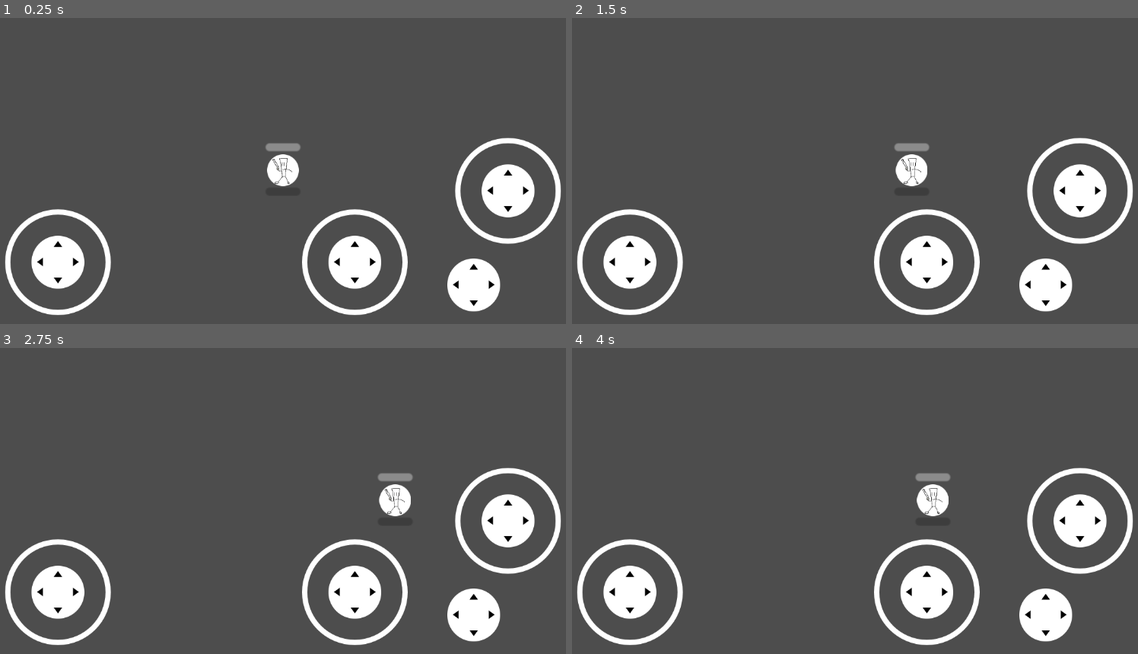
Above: before the commit, frames 1-4 (two rows, left to right).
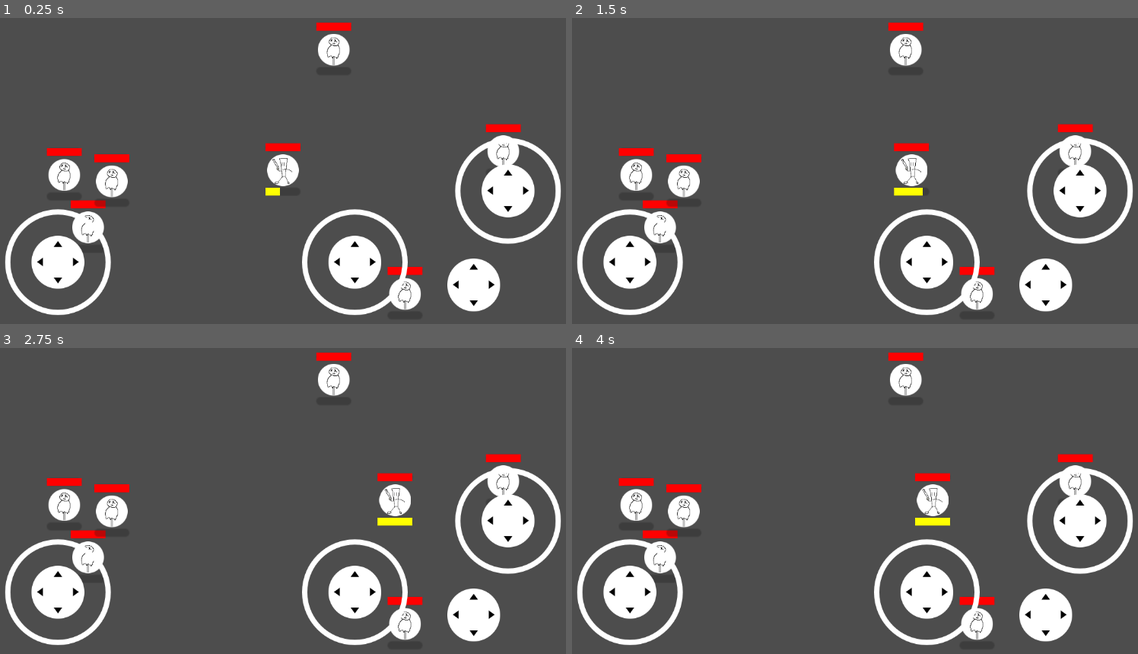
Above: after the commit, the same moments.

Repository: Treidexy/italianfighter
Game: Godot game, scene res://scenes/main.tscn
Same seed, same stepped clock (60 frames per second), same inputs: the game is played once before the commit and once after it.
Inputs (mouse positions are in pixels of both pictures, inside the frame that each line leads up to):
- Up to frame 1 (0.25 s): no input
- Up to frame 2 (1.5 s): tap Enter at 0.5 s; move the mouse to (990, 152) at 0.52 s; hold D (right) 0.53-1.25 s; click (990, 152) at 0.67 s; drag from (730, 186) to (826, 238) at 1.27 s
- Up to frame 3 (2.75 s): tap Space at 2 s; move the mouse to (345, 424) at 2.02 s; hold D (right) from 2.03 s (still down)
- Up to frame 4 (4 s): release D (right) at 2.75 s; drag from (826, 568) to (673, 448) at 2.77 s; tap Enter at 3.5 s; move the mouse to (1036, 553) at 3.52 s; hold Left (left) from 3.53 s (still down)

The runs differ from the first frame. In frame 1, 3.8% of the frame differs, in the area x 8-93%, y 1-96%; in frame 2, 3.9%; in frame 3, 3.9%; in frame 4, 3.9%.
Error before the commit: Invalid access to property or key 'HEALTH_BAR' on a base object of type 'Nil'. (res://scripts/troops/troop.gd:73)

Commit message:
oh ofc it had to be node2d bc godot needs a little kiss for his booboo );

Diff:
--- a/scenes/main.tscn
+++ b/scenes/main.tscn
@@ -1,9 +1,10 @@
-[gd_scene load_steps=6 format=3 uid="uid://can3foucqf1xq"]
+[gd_scene load_steps=7 format=3 uid="uid://can3foucqf1xq"]
 
 [ext_resource type="PackedScene" uid="uid://gkkaaufyce68" path="res://scenes/troops/tung/tung_troop.tscn" id="1_o5qli"]
 [ext_resource type="Texture2D" uid="uid://dt13r06u87fib" path="res://addons/virtual_joystick/textures/joystick_tip_arrows.png" id="2_tbgi4"]
 [ext_resource type="Script" uid="uid://bmr36mnhgd4ds" path="res://scripts/player.gd" id="3_jyhfs"]
 [ext_resource type="PackedScene" uid="uid://dmr0fcamx7t56" path="res://addons/virtual_joystick/virtual_joystick_scene.tscn" id="4_jyhfs"]
+[ext_resource type="PackedScene" uid="uid://by2muutbj07bm" path="res://scenes/troops/dummy/dummy_troop.tscn" id="5_tbgi4"]
 
 [sub_resource type="CircleShape2D" id="CircleShape2D_tefeu"]
 radius = 50.0
@@ -63,4 +64,22 @@
 
 [node name="TungTroop" parent="Player" instance=ExtResource("1_o5qli")]
 
+[node name="DummyTroop" parent="." instance=ExtResource("5_tbgi4")]
+position = Vector2(-123, 36)
+
+[node name="DummyTroop2" parent="." instance=ExtResource("5_tbgi4")]
+position = Vector2(-138, 3)
+
+[node name="DummyTroop3" parent="." instance=ExtResource("5_tbgi4")]
+position = Vector2(-108, 7)
+
+[node name="DummyTroop4" parent="." instance=ExtResource("5_tbgi4")]
+position = Vector2(32, -76)
+
+[node name="DummyTroop5" parent="." instance=ExtResource("5_tbgi4")]
+position = Vector2(77, 78)
+
+[node name="DummyTroop6" parent="." instance=ExtResource("5_tbgi4")]
+position = Vector2(139, -12)
+
 [connection signal="pressed" from="CanvasLayer/TouchScreenButton" to="Player" method="_on_button_pressed"]
--- a/scenes/troops/troop_ui.tscn
+++ b/scenes/troops/troop_ui.tscn
@@ -1,8 +1,22 @@
-[gd_scene load_steps=2 format=3 uid="uid://dw6selja8rroc"]
+[gd_scene load_steps=3 format=3 uid="uid://dw6selja8rroc"]
 
+[ext_resource type="Script" uid="uid://qw67q40gxsik" path="res://scripts/troops/troop_ui.gd" id="1_vq5un"]
 [ext_resource type="Texture2D" uid="uid://d27d4fmny001g" path="res://assets/circle.png" id="2_yw5vp"]
 
-[node name="TroopUi" type="Node2D"]
+[node name="TroopUi" type="Node2D" node_paths=PackedStringArray("AMMO_BAR", "HEALTH_BAR", "CAN_SUPER_INDICATOR", "IN_SUPER_INDICATOR", "CAN_HYPER_INDICATOR", "IN_HYPER_INDICATOR")]
+script = ExtResource("1_vq5un")
+AMMO_BAR = NodePath("AmmoBar")
+HEALTH_BAR = NodePath("HealthBar")
+CAN_SUPER_INDICATOR = NodePath("CanSuperIndicator")
+IN_SUPER_INDICATOR = NodePath("InSuperIndicator")
+CAN_HYPER_INDICATOR = NodePath("CanHyperIndicator")
+IN_HYPER_INDICATOR = NodePath("InHyperIndicator")
+metadata/_custom_type_script = "uid://qw67q40gxsik"
+
+[node name="CircleSprite" type="Sprite2D" parent="."]
+position = Vector2(3.8743e-07, 2.38419e-07)
+scale = Vector2(0.25, 0.25)
+texture = ExtResource("2_yw5vp")
 
 [node name="AmmoBar" type="ProgressBar" parent="."]
 offset_left = -11.0
@@ -44,8 +58,3 @@
 position = Vector2(0, -2)
 color = Color(1, 0, 1, 1)
 polygon = PackedVector2Array(-8, 3, 3, 8, 5, 2)
-
-[node name="CircleSprite" type="Sprite2D" parent="."]
-position = Vector2(3.8743e-07, 2.38419e-07)
-scale = Vector2(0.25, 0.25)
-texture = ExtResource("2_yw5vp")
--- a/scripts/troops/troop_ui.gd
+++ b/scripts/troops/troop_ui.gd
@@ -1,5 +1,5 @@
 class_name TroopUi
-extends Node
+extends Node2D
 
 @export var AMMO_BAR: ProgressBar;
 @export var HEALTH_BAR: ProgressBar;
--- a/stats/dummy/dummy.tres
+++ b/stats/dummy/dummy.tres
@@ -8,8 +8,8 @@
 MAX_HP = 10000.0
 MAIN_COOLDOWN = 0.0
 MAIN_RELOAD = 0.0
-MAX_AMMO = 0
-MAX_SUPER_CHARGE = 0
-MAX_HYPER_CHARGE = 0
-HYPER_DURATION = 0
+MAX_AMMO = 1
+MAX_SUPER_CHARGE = 1
+MAX_HYPER_CHARGE = 1
+HYPER_DURATION = 1
 metadata/_custom_type_script = "uid://dwg4s2jpctthw"
